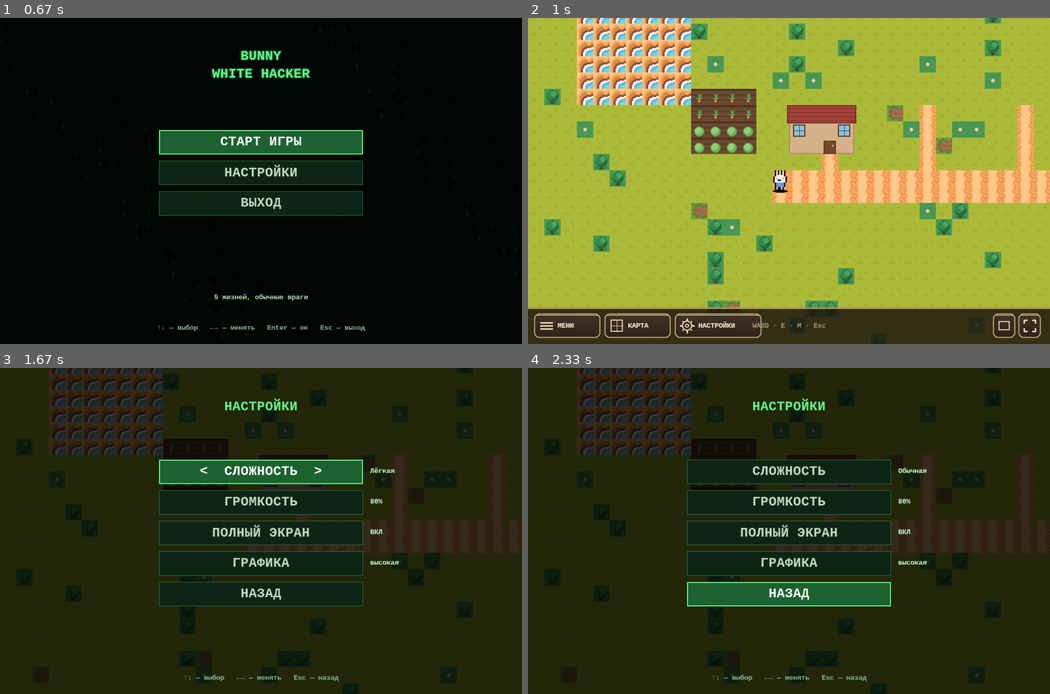
Above: before the commit, frames 1-4 (two rows, left to right).
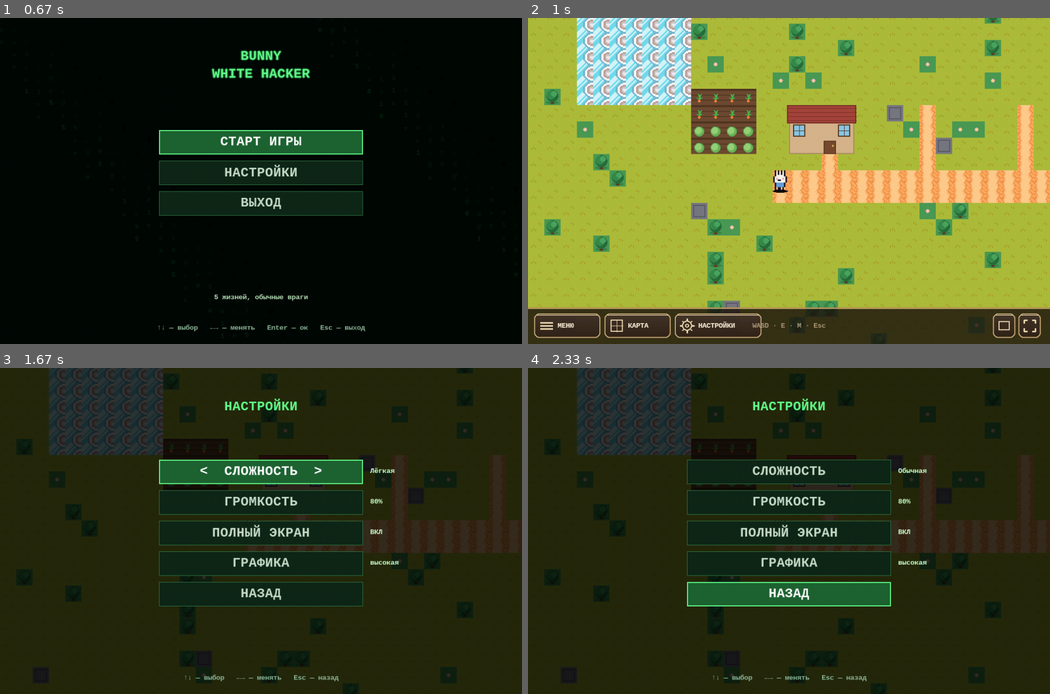
Above: after the commit, the same moments.

Repository: Folombas/PyGame2026
Game: pygame game, started from PyPixelTD/main.py
The game is run twice, just before and just after one commit, with the same random seed, the same clock (stepped at 60 frames per second) and the same inputs.
Inputs:
- Up to frame 1 (0.67 s): tap Enter at 0.33 s
- Up to frame 2 (1 s): tap Space at 0.67 s
- Up to frame 3 (1.67 s): click "НАСТРОЙКИ" at 1.05 s; type "ann" at 1.33 s
- Up to frame 4 (2.33 s): tap Enter at 1.67 s; hold Up from 1.88 s (still down)

Frame 1 is identical in both runs. In frame 2, 6.3% of the frame differs, in the area x 9-82%, y 0-89%; in frame 3, 4.0%; in frame 4, 4.0%.

Commit message:
Real tiles: grass, path, water; stone stays procedural (no rock in pack)

Diff:
--- a/PyPixelTD/world_td.py
+++ b/PyPixelTD/world_td.py
@@ -244,14 +244,17 @@
             return World._real_tiles[t]
 
         # Карта: тип_тайла → (имя_листа, col, row)
-        # Тестер: World._tile_coords = (gx, gy, px, py) — настраивается снаружи
-        coords_set = getattr(World, "_tile_coords", None)
-        if coords_set is None:
-            coords_set = {"grass": (3, 11), "path": (3, 1), "stone": (11, 10), "water": (0, 0)}
+        # Фиксированные координаты (из превью)
+        coords_set = {
+            "grass": (3, 11),   # зелёная трава
+            "path":  (3, 1),    # песчаная тропинка
+            "stone": (3, 16),   # серый камень
+            "water": (18, 4),   # чистая вода из water.png
+        }
         mapping = {
             T_GRASS: ("floor", coords_set["grass"][0], coords_set["grass"][1]),
             T_PATH:  ("floor", coords_set["path"][0],  coords_set["path"][1]),
-            T_STONE: ("floor", coords_set["stone"][0], coords_set["stone"][1]),
+            # T_STONE — убираем, рисуем процедурно (в паке нет серого камня)
             T_WATER: ("water", coords_set["water"][0], coords_set["water"][1]),
         }
         coords = mapping.get(t)
